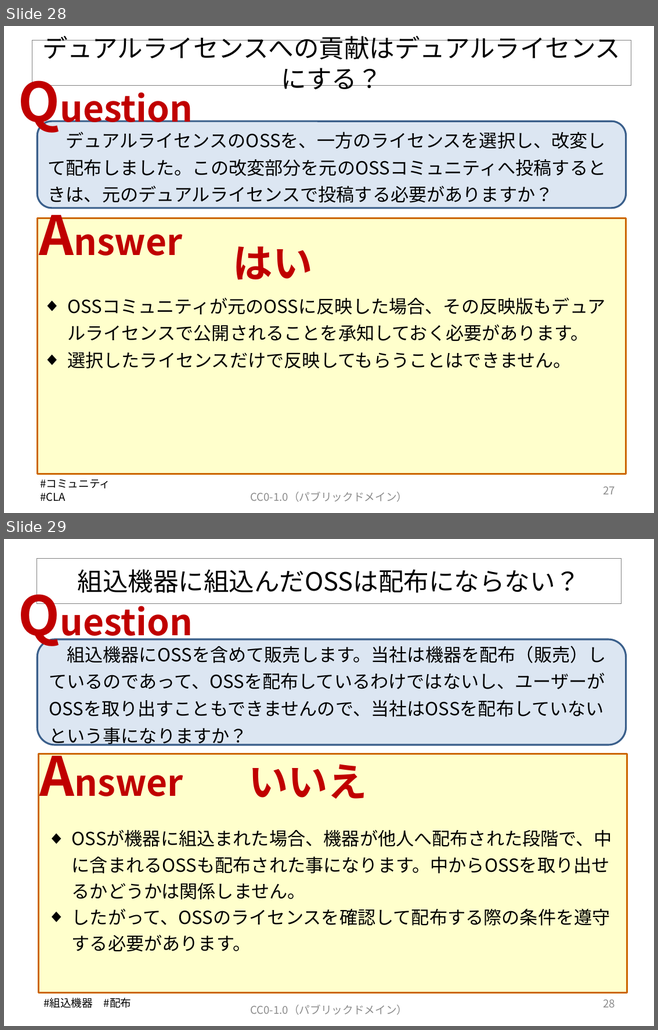
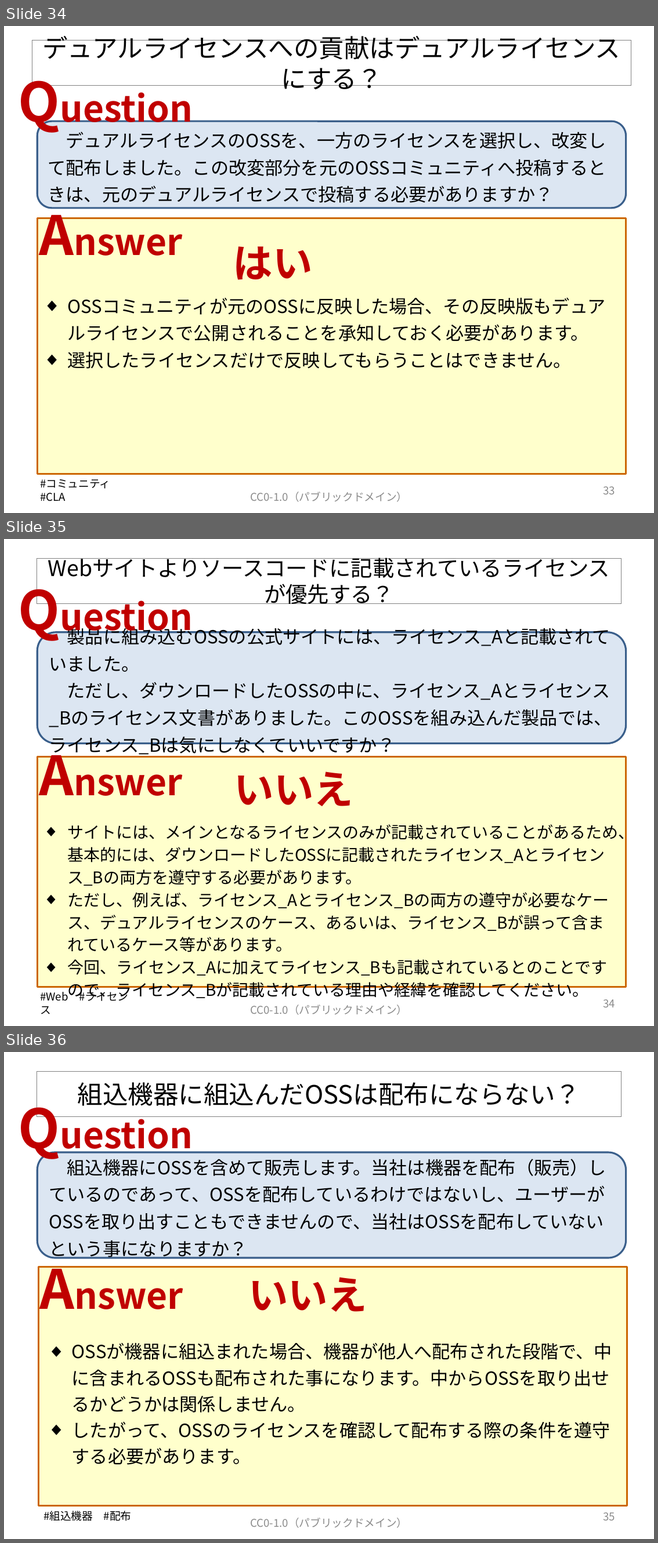
Before and after one commit to OpenChain-Project/OpenChain-JWG, a slide deck: Education_Material/FAQ/OSSライセンス関連でよくある誤解_CC0.pptx. Shown one above the other, each under a label of ours: slides 28 and 29 before the commit, slides 34, 35 and 36 after it. The pictures are 658x1030 and 658x1543 pixels, drawn with LibreOffice and Linux fonts; fonts in the diff are those of the drawing. Boxes give left, top, right and bottom in pixels: in the first picture for what was removed or moved away, otherwise in the second. Text is boxed around its words. In the diff, an @@ line names an element or a change of style, - is before the commit and + after.

Commit message:
V6を公開します。

```diff
--- a/Education_Material/FAQ/OSSライセンス関連でよくある誤解_CC0.pptx
+++ b/Education_Material/FAQ/OSSライセンス関連でよくある誤解_CC0.pptx
@@ slide 35 added at (4,539,654,1026), background #FFFFFF @@
@@ text added at (12,573,211,645), 40 pt, text #C00000, bold @@
+Question
@@ title added at (36,559,621,603), outline #808080 0.75 pt, 24 pt, text #000000 @@
+Webサイトよりソースコードに記載されているライセンスが優先する？
@@ rounded rectangle added at (37,632,626,744), fill #DCE6F2, outline #3A5F8C 2 pt, 20 pt, text #000000 @@
+製品に組み込むOSSの公式サイトには、ライセンス_Aと記載されていました。
+ただし、ダウンロードしたOSSの中に、ライセンス_Aとライセンス_Bのライセンス文書がありました。このOSSを組み込んだ製品では、ライセンス_Bは気にしなくていいですか？
@@ text added at (32,739,204,810), 40 pt, text #C00000, bold @@
+Answer
@@ rectangle added at (37,757,626,987), fill #FFFFCC, outline #CC6600 2 pt @@
@@ text added at (234,772,353,806), 44 pt, text #C00000, bold @@
+いいえ
@@ text added at (67,822,634,1001), 18 pt, text #000000 @@
+◆ サイトには、メインとなるライセンスのみが記載されていることがあるため、基本的には、ダウンロードしたOSSに記載されたライセンス_Aとライセンス_Bの両方を遵守する必要があります。
+◆ ただし、例えば、ライセンス_Aとライセンス_Bの両方の遵守が必要なケース、デュアルライセンスのケース、あるいは、ライセンス_Bが誤って含まれているケース等があります。
+◆ 今回、ライセンス_Aに加えてライセンス_Bも記載されているとのことですので、ライセンス_Bが記載されている理由や経緯を確認してください。
@@ text added at (40,990,129,1015), 12 pt, text #000000 @@
+#Web #ライセンス
@@ text added at (250,1005,407,1015), 12 pt, text #8C8C8C @@
+CC0-1.0（パブリックドメイン）
@@ page number added at (603,1000,615,1008), 12 pt, text #8C8C8C @@
+34
@@ what was slide 28 is now slide 34 @@
@@ page number at (603,487,615,495): text changed @@
-27
+33
@@ what was slide 29 is now slide 36 @@
@@ page number at (603,1513,615,1521): text changed @@
-28
+35
```
Also in this commit, not shown: 5 slides changed, 10 other slides added.
